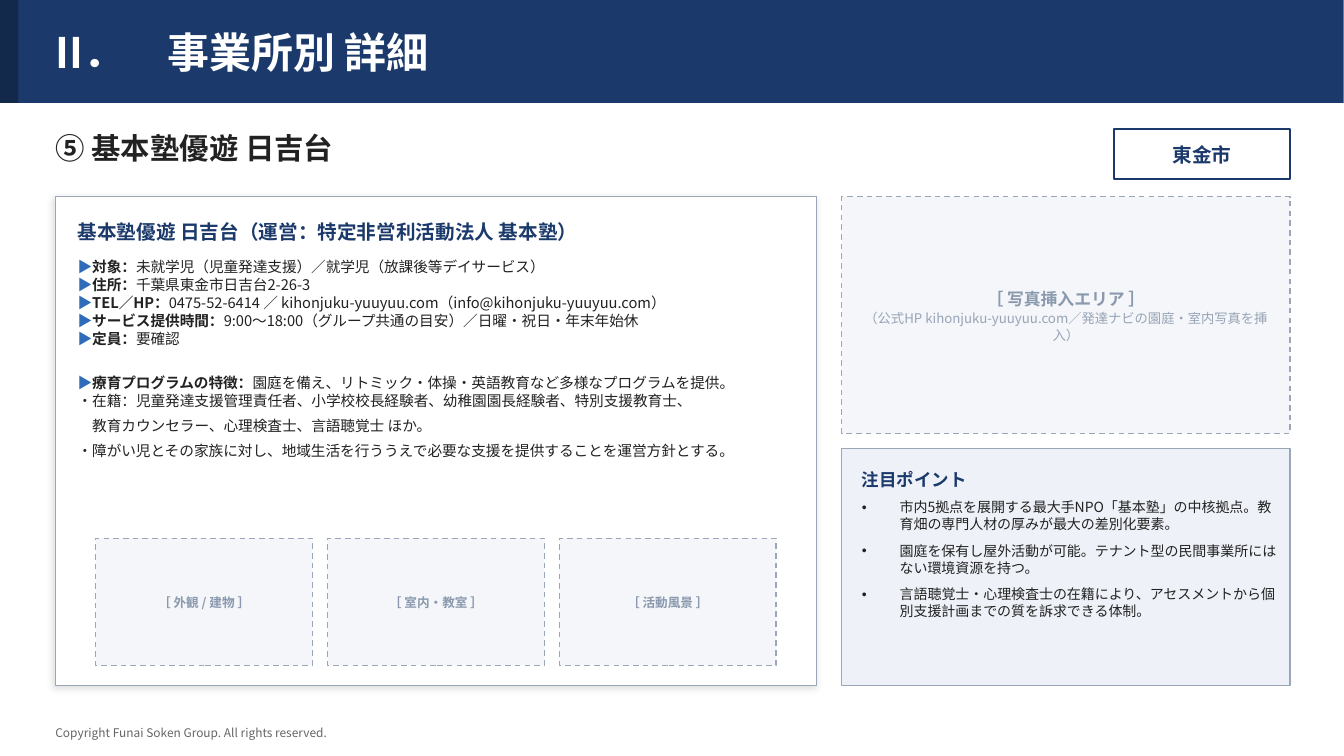
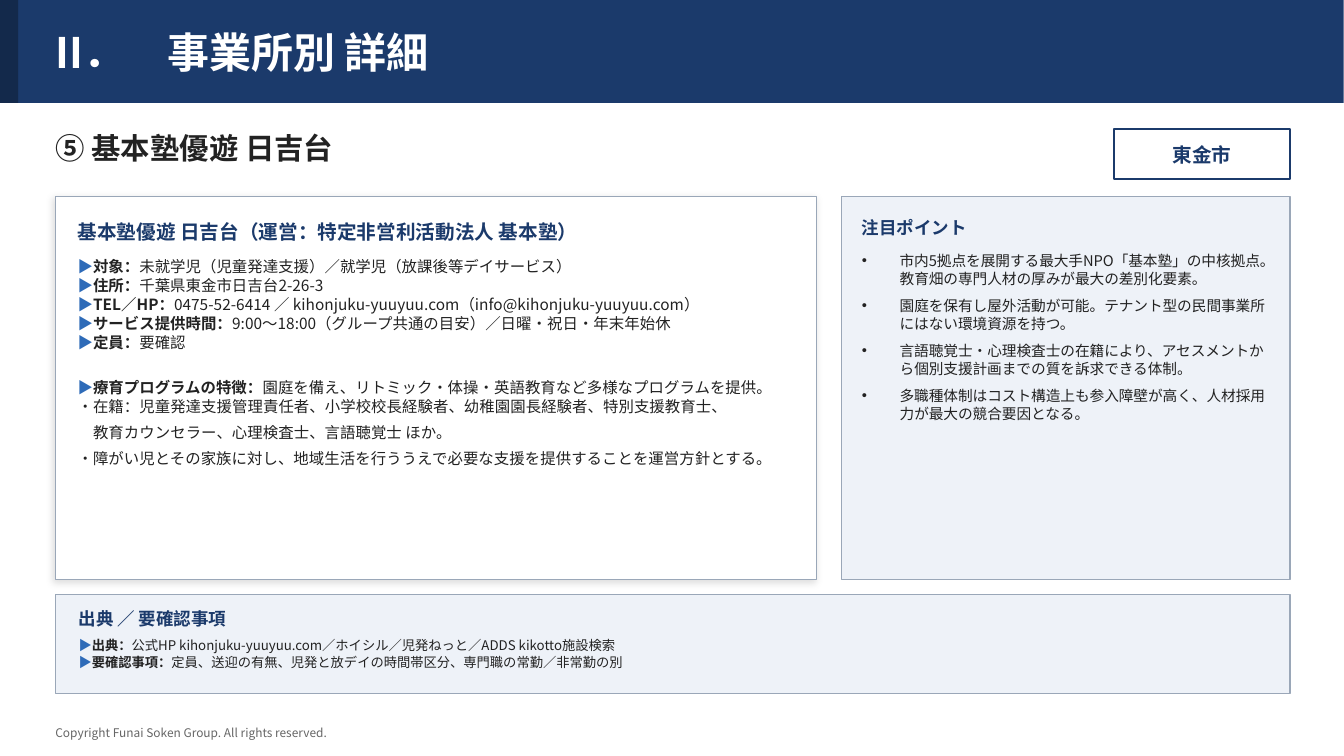
Before and after one commit to efejdjeifienfneafnwaj/-, a slide deck: slide 8 of 東金市_児童発達支援_事業所調査.pptx. Drawn at 1344x756 pixels with LibreOffice and Linux fonts; fonts in the diff are those of the drawing. Boxes give left, top, right and bottom in pixels: in the first picture for what was removed or moved away, otherwise in the second. Text is boxed around its words. In the diff, an @@ line names an element or a change of style, - is before the commit and + after.

```diff
--- a/東金市_児童発達支援_事業所調査.pptx
+++ b/東金市_児童発達支援_事業所調査.pptx
@@ rectangle: place and size @@
-rectangle at (55,197,817,686)
+rectangle at (55,197,817,580)
@@ rectangle: place and size @@
-rectangle at (842,449,1291,686)
+rectangle at (842,197,1291,580)
@@ rectangle removed at (842,197,1291,434) @@
-［ 写真挿入エリア ］
-（公式HP kihonjuku-yuuyuu.com／発達ナビの園庭・室内写真を挿入）
@@ text "注目ポイント": place and size @@
-text "注目ポイント" at (862,471,967,488)
+text "注目ポイント" at (862,219,967,236)
@@ text "▶対象：未就学児（児童発達支援）／就学児（放課後等デイサービス）" at (78,259,772,466): size 10.5 to 11 pt @@
@@ text "市内5拠点を展開する最大手NPO「基本塾」の中核拠点。教育畑の専門人材の厚みが最大の差別化要素。": place and size @@
-text "市内5拠点を展開する最大手NPO「基本塾」の中核拠点。教育畑の専門人材の厚みが最大の差別化要素。" at (900,500,1277,617)
+text "市内5拠点を展開する最大手NPO「基本塾」の中核拠点。教育畑の専門人材の厚みが最大の差別化要素。" at (900,253,1275,420)
@@ text at (900,253,1275,376): size 10 to 10.5 pt in "市内5拠点を展開する最大手NPO「基本塾」の中核拠点。教育畑の専門人材の厚みが最大の差別化要素。", "園庭を保有し屋外活動が可能。テナント型の民間事業所にはない環境資源を持つ。", "言語聴覚士・心理検査士の在籍により、アセスメントから個別支援計画までの質を訴求できる体制。" @@
@@ text at (900,388,1265,420): paragraph added @@
+• 多職種体制はコスト構造上も参入障壁が高く、人材採用力が最大の競合要因となる。
@@ rectangle removed at (96,538,313,665) @@
-［ 外観 / 建物 ］
@@ rectangle removed at (328,538,544,665) @@
-［ 室内・教室 ］
@@ rectangle removed at (560,538,776,665) @@
-［ 活動風景 ］
@@ rectangle added at (55,595,1291,694), fill #EEF2F8, outline #9AA7B8 1 pt @@
@@ text added at (79,608,226,631), 12.5 pt, text #1B3A6B, bold @@
+出典 ／ 要確認事項
@@ text added at (79,638,623,669), 9.5 pt, text #222222 @@
+▶出典：公式HP kihonjuku-yuuyuu.com／ホイシル／児発ねっと／ADDS kikotto施設検索
+▶要確認事項：定員、送迎の有無、児発と放デイの時間帯区分、専門職の常勤／非常勤の別
```
Also in this commit, not shown: 9 other slides changed.
